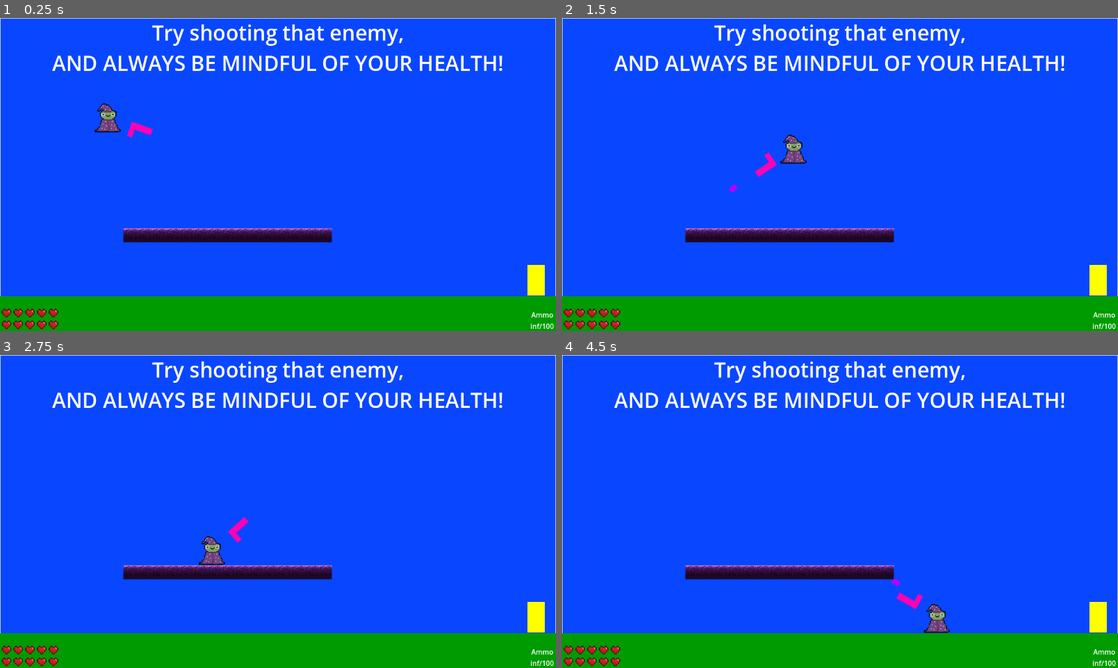
Above: before the commit, frames 1-4 (two rows, left to right).
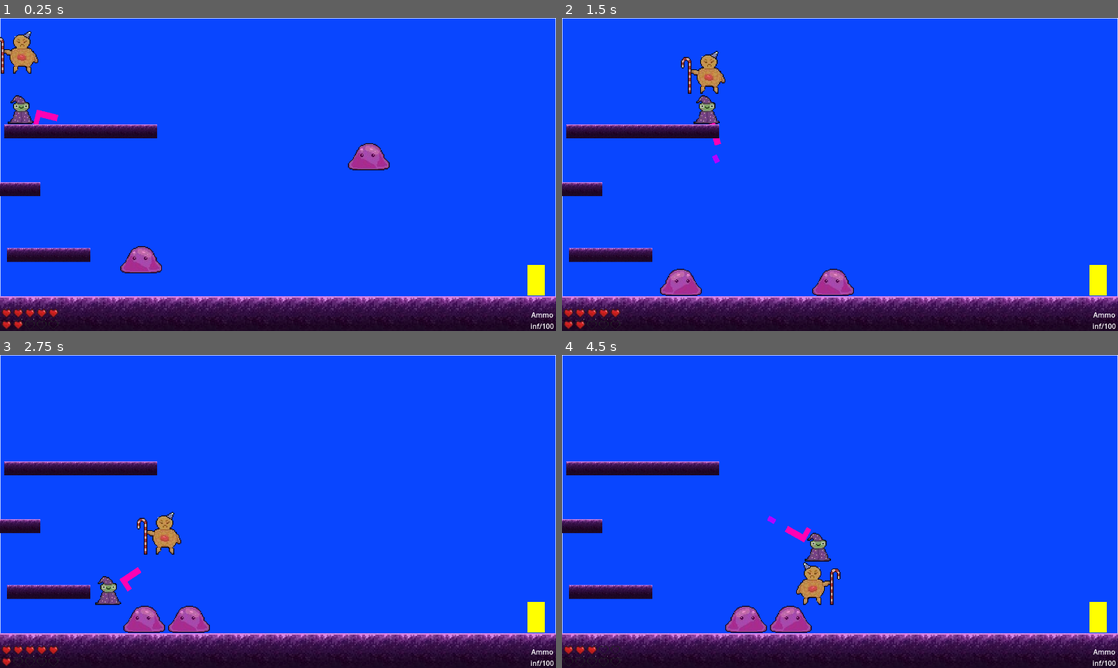
Above: after the commit, the same moments.

Repository: Razboinicul/BounceBack
Game: Godot game, scene res://gen_level.tscn
The game is run twice, just before and just after one commit, with the same random seed, the same clock (stepped at 60 frames per second) and the same inputs. This scene is started directly instead of the project's main scene.
Inputs (mouse positions are in pixels of both pictures, inside the frame that each line leads up to):
- Up to frame 1 (0.25 s): no input
- Up to frame 2 (1.5 s): tap Enter (ui_accept) at 0.5 s; move the mouse to (962, 158) at 0.52 s; hold Enter (ui_accept) 0.53-1.28 s; hold Right (right) from 0.53 s (still down); tap Space (jump) at 0.77 s; move the mouse to (728, 190) at 1.27 s; tap S (shoot) at 1.35 s
- Up to frame 3 (2.75 s): tap Space (jump) at 1.52 s; tap Enter (ui_accept) at 1.55, 2.3 s; move the mouse to (333, 442) at 2.02 s; release Right (right) at 2.03 s; hold A (left) from 2.03 s (still down); hold Q (stop) from 2.03 s (still down)
- Up to frame 4 (4.5 s): move the mouse to (812, 574) at 2.77 s; release A (left) at 2.78 s; release Q (stop) at 2.78 s; hold Right (right) 2.78-4.28 s; tap Enter (ui_accept) at 2.85 s; tap Space (jump) at 3.02, 3.77 s; move the mouse to (1006, 558) at 3.52 s; hold Enter (ui_accept) 3.53-4.28 s; move the mouse to (673, 464) at 4.27 s; hold A (left) from 4.28 s (still down); tap S (shoot) at 4.35 s

The runs differ from the first frame. In frame 1, 20% of the frame differs, in the area x 0-100%, y 2-100%; in frame 2, 20%; in frame 3, 20%; in frame 4, 20%.

Commit message:
Test

Diff:
--- /dev/null
+++ b/bounce-fight/ASSETS/healthrefill.gd
@@ -0,0 +1,10 @@
+extends Area2D
+
+var hup = 0
+var rng = RandomNumberGenerator.new()
+
+func _ready() -> void: hup = rng.randi_range(3, 30)
+
+func _on_body_entered(body: Node2D) -> void:
+	if body is CharacterBody2D and body.name.contains("Player"):
+		body.health += hup;self.queue_free()
--- /dev/null
+++ b/bounce-fight/ASSETS/healthrefill.tscn
@@ -0,0 +1,20 @@
+[gd_scene format=3 uid="uid://c47rlh2i710x6"]
+
+[ext_resource type="Script" uid="uid://tqvlu8qr3tbt" path="res://ASSETS/healthrefill.gd" id="1_nj21d"]
+[ext_resource type="Texture2D" uid="uid://c8f4mwxk6tnbw" path="res://ASSETS/boolet.png" id="2_mnkmu"]
+
+[sub_resource type="CircleShape2D" id="CircleShape2D_fh7p3"]
+radius = 14.0
+
+[node name="Healthrefill" type="Area2D" unique_id=1388549956]
+script = ExtResource("1_nj21d")
+
+[node name="Boolet" type="Sprite2D" parent="." unique_id=363932640]
+texture_filter = 1
+scale = Vector2(4, 4)
+texture = ExtResource("2_mnkmu")
+
+[node name="CollisionShape2D" type="CollisionShape2D" parent="." unique_id=214491280]
+shape = SubResource("CircleShape2D_fh7p3")
+
+[connection signal="body_entered" from="." to="." method="_on_body_entered"]
--- a/bounce-fight/Player.tscn
+++ b/bounce-fight/Player.tscn
@@ -37,7 +37,7 @@
 [node name="G" type="Node2D" parent="." unique_id=699683013]
 
 [node name="Gun" parent="G" unique_id=826423263 instance=ExtResource("2_kpjcp")]
-position = Vector2(100, 0)
+position = Vector2(80, 0)
 
 [node name="DamageTimer" type="Timer" parent="." unique_id=360982845]
 
--- a/bounce-fight/WALKER.gd
+++ b/bounce-fight/WALKER.gd
@@ -8,7 +8,7 @@
 	if not is_on_floor():
 		velocity += get_gravity() * delta
 	var dir = 1 if player.position.x > self.position.x else -1
-	$Lbol.flip_h = !(player.position.x > self.position.x)
+	$Gingermad.flip_h = !(player.position.x > self.position.x)
 	position.x += SPEED * dir * delta
 	if health <= 0: queue_free()
 	move_and_slide()
--- a/bounce-fight/gen_level.gd
+++ b/bounce-fight/gen_level.gd
@@ -1,6 +1,71 @@
 extends Node2D
 
+var premade_obj = preload("res://OBJ.tscn")
+var health_preload = preload("res://preamade/HREF.tscn")
+var m1_pre = preload("res://RunnerEN.tscn")
+var m2_pre = preload("res://WALKER.tscn")
+var s1_min = 550;var s1_max = 520
+var s1_gen = Vector2.ZERO
+var s2_gen = Vector2.ZERO
+var s3_gen = Vector2.ZERO
+var s4_gen = Vector2.ZERO
+var s4_len = 0
+var rng = RandomNumberGenerator.new()
+
+func gen_s1():
+	var s1 = premade_obj.instantiate()
+	s1.size = Vector2(rng.randi_range(64, 64*4), 0)
+	s1.pos = Vector2(rng.randi_range(0, 720-s1.size.x*1.1), rng.randi_range(s1_max, s1_min))
+	s1_gen = s1.pos
+	$OBJS.add_child(s1)
+
+func gen_s2():
+	var s2 = premade_obj.instantiate()
+	s2.size = Vector2(rng.randi_range(64*2, 64*6), 0)
+	var plus_minus = 1 if randi_range(0, 1)==1 else -1
+	s2.pos = s1_gen-Vector2(rng.randi_range(150, 220)*plus_minus, rng.randi_range(130, 200))
+	s2_gen = s2.pos
+	$OBJS.add_child(s2)
+
+func gen_s3():
+	var s3 = premade_obj.instantiate()
+	s3.size = Vector2(rng.randi_range(64*2, 64*6), 0)
+	var plus_minus = 1 if randi_range(0, 1)==1 else -1
+	s3.pos = s2_gen-Vector2(rng.randi_range(150, 220)*plus_minus, rng.randi_range(130, 200))
+	s3_gen = s3.pos
+	$OBJS.add_child(s3)
+
+func gen_s4():
+	var s4 = premade_obj.instantiate()
+	s4.size = Vector2(rng.randi_range(64*2, 64*6), 0)
+	s4_len = s4.size.x
+	var plus_minus = 1 if randi_range(0, 1)==1 else -1
+	s4.pos = s3_gen-Vector2(1280-s4_len, 0)#rng.randi_range(10, 10))
+	s4_gen = s4.pos
+	$OBJS.add_child(s4)
+
+func gen_monst():
+	var num = rng.randi_range(2,4)
+	for _i in range(num):
+		var mt = rng.rand_weighted(PackedFloat32Array([0.3, 1]))
+		var m = m1_pre.instantiate()
+		if mt == 0: m = m2_pre.instantiate()
+		else: m = m1_pre.instantiate()
+		m.position = Vector2(randi_range(0, 1250), randi_range(15, 610))
+		m.player = $Player
+		$Enemies.add_child(m)
+
+#func gen_door():
+	#var door = $OBJS/Exit
+	#door.global_position = Vector2(s4_gen.x+rng.randi_range(0,s4_len-15), s4_gen.y-75)
+
+func _ready() -> void:
+	#$Player.global_position = Vector2(randi_range(0, 1250), randi_range(15, 610))
+	$Player.global_position = s3_gen+Vector2(50, 50)
+	gen_s1();gen_s2();gen_s3();gen_monst()
+
 func _process(delta: float) -> void:
+	$OBJS/Exit.active = false #$Enemies.get_children()==[]
 	$Hud.update_ui($Player.health, $Player/G/Gun.total_bullets)
 
 func _on_exit_player_exit() -> void:
--- a/bounce-fight/gen_level.tscn
+++ b/bounce-fight/gen_level.tscn
@@ -1,8 +1,8 @@
 [gd_scene format=3 uid="uid://p188mbvtu8ni"]
 
-[ext_resource type="Script" uid="uid://4tdxyvs4j2iw" path="res://tutorials/t_2_main.gd" id="1_hnui2"]
+[ext_resource type="Script" uid="uid://u22oypf3r1fe" path="res://gen_level.gd" id="1_d2ftg"]
 [ext_resource type="PackedScene" uid="uid://cqfk3qsl4fw3x" path="res://Exit.tscn" id="2_qdc55"]
-[ext_resource type="PackedScene" uid="uid://dbf2wo0lld5k8" path="res://OBJ.tscn" id="3_664wm"]
+[ext_resource type="Texture2D" uid="uid://cxtcelfne7yyv" path="res://ASSETS/IMG-20261115-WA0010.jpg" id="4_d2ftg"]
 [ext_resource type="PackedScene" uid="uid://cl4iga21ujca5" path="res://Player.tscn" id="4_w8bkt"]
 [ext_resource type="PackedScene" uid="uid://bglebn2qx6300" path="res://HUD.tscn" id="6_dpwt2"]
 
@@ -12,14 +12,14 @@
 [sub_resource type="RectangleShape2D" id="RectangleShape2D_jx2qc"]
 size = Vector2(2, 1440)
 
-[sub_resource type="RectangleShape2D" id="RectangleShape2D_o5kpb"]
+[sub_resource type="RectangleShape2D" id="RectangleShape2D_55et2"]
 size = Vector2(2560, 160)
 
 [sub_resource type="LabelSettings" id="LabelSettings_hwiuk"]
 font_size = 48
 
-[node name="T2Main" type="Node2D" unique_id=92536933]
-script = ExtResource("1_hnui2")
+[node name="GENLVL" type="Node2D" unique_id=92536933]
+script = ExtResource("1_d2ftg")
 
 [node name="Borders" type="StaticBody2D" parent="." unique_id=1120255975]
 
@@ -89,13 +89,18 @@
 grow_horizontal = 2
 grow_vertical = 2
 
-[node name="GrounD" type="StaticBody2D" parent="." unique_id=1819139749]
+[node name="OBJS" type="Node" parent="." unique_id=1698215477]
+
+[node name="Exit" parent="OBJS" unique_id=484745194 instance=ExtResource("2_qdc55")]
+position = Vector2(1234, 603)
+
+[node name="GrounD" type="StaticBody2D" parent="." unique_id=909722914]
 position = Vector2(0, 720)
 
-[node name="CollisionShape2D" type="CollisionShape2D" parent="GrounD" unique_id=1501468801]
-shape = SubResource("RectangleShape2D_o5kpb")
-
-[node name="ColorRect" type="ColorRect" parent="GrounD" unique_id=226709562]
+[node name="CollisionShape2D" type="CollisionShape2D" parent="GrounD" unique_id=715082585]
+shape = SubResource("RectangleShape2D_55et2")
+
+[node name="ColorRect" type="ColorRect" parent="GrounD" unique_id=579384334]
 anchors_preset = 8
 anchor_left = 0.5
 anchor_top = 0.5
@@ -109,16 +114,106 @@
 grow_vertical = 2
 color = Color(0, 0.60784316, 0, 1)
 
-[node name="OBJS" type="Node" parent="." unique_id=1698215477]
-
-[node name="Exit" parent="OBJS" unique_id=484745194 instance=ExtResource("2_qdc55")]
-position = Vector2(1234, 603)
-
-[node name="Obj1" parent="OBJS" unique_id=2091264104 instance=ExtResource("3_664wm")]
-size = Vector2(500, 80)
-pos = Vector2(300, 500)
+[node name="Sprites" type="Node2D" parent="GrounD" unique_id=372560414]
+
+[node name="Img20261115Wa0011" type="Sprite2D" parent="GrounD/Sprites" unique_id=583135338]
+texture_filter = 1
+position = Vector2(114, -32)
+scale = Vector2(3, 3)
+texture = ExtResource("4_d2ftg")
+
+[node name="Img20261115Wa0010" type="Sprite2D" parent="GrounD/Sprites" unique_id=1940280615]
+texture_filter = 1
+position = Vector2(18, -32)
+scale = Vector2(3, 3)
+texture = ExtResource("4_d2ftg")
+
+[node name="Img20261115Wa0012" type="Sprite2D" parent="GrounD/Sprites" unique_id=1938181713]
+texture_filter = 1
+position = Vector2(306, -32)
+scale = Vector2(3, 3)
+texture = ExtResource("4_d2ftg")
+
+[node name="Img20261115Wa0013" type="Sprite2D" parent="GrounD/Sprites" unique_id=761707845]
+texture_filter = 1
+position = Vector2(210, -32)
+scale = Vector2(3, 3)
+texture = ExtResource("4_d2ftg")
+
+[node name="Img20261115Wa0014" type="Sprite2D" parent="GrounD/Sprites" unique_id=1334886741]
+texture_filter = 1
+position = Vector2(498, -32)
+scale = Vector2(3, 3)
+texture = ExtResource("4_d2ftg")
+
+[node name="Img20261115Wa0015" type="Sprite2D" parent="GrounD/Sprites" unique_id=1910443934]
+texture_filter = 1
+position = Vector2(402, -32)
+scale = Vector2(3, 3)
+texture = ExtResource("4_d2ftg")
+
+[node name="Img20261115Wa0016" type="Sprite2D" parent="GrounD/Sprites" unique_id=1331883946]
+texture_filter = 1
+position = Vector2(690, -32)
+scale = Vector2(3, 3)
+texture = ExtResource("4_d2ftg")
+
+[node name="Img20261115Wa0017" type="Sprite2D" parent="GrounD/Sprites" unique_id=2051636575]
+texture_filter = 1
+position = Vector2(594, -32)
+scale = Vector2(3, 3)
+texture = ExtResource("4_d2ftg")
+
+[node name="Img20261115Wa0018" type="Sprite2D" parent="GrounD/Sprites" unique_id=1238326236]
+texture_filter = 1
+position = Vector2(882, -32)
+scale = Vector2(3, 3)
+texture = ExtResource("4_d2ftg")
+
+[node name="Img20261115Wa0019" type="Sprite2D" parent="GrounD/Sprites" unique_id=1190556108]
+texture_filter = 1
+position = Vector2(786, -32)
+scale = Vector2(3, 3)
+texture = ExtResource("4_d2ftg")
+
+[node name="Img20261115Wa0020" type="Sprite2D" parent="GrounD/Sprites" unique_id=1053383986]
+texture_filter = 1
+position = Vector2(1074, -32)
+scale = Vector2(3, 3)
+texture = ExtResource("4_d2ftg")
+
+[node name="Img20261115Wa0021" type="Sprite2D" parent="GrounD/Sprites" unique_id=852102603]
+texture_filter = 1
+position = Vector2(978, -32)
+scale = Vector2(3, 3)
+texture = ExtResource("4_d2ftg")
+
+[node name="Img20261115Wa0022" type="Sprite2D" parent="GrounD/Sprites" unique_id=1791854083]
+texture_filter = 1
+position = Vector2(1266, -32)
+scale = Vector2(3, 3)
+texture = ExtResource("4_d2ftg")
+
+[node name="Img20261115Wa0023" type="Sprite2D" parent="GrounD/Sprites" unique_id=1888066796]
+texture_filter = 1
+position = Vector2(1170, -32)
+scale = Vector2(3, 3)
+texture = ExtResource("4_d2ftg")
+
+[node name="Img20261115Wa0024" type="Sprite2D" parent="GrounD/Sprites" unique_id=879270905]
+texture_filter = 1
+position = Vector2(1458, -32)
+scale = Vector2(3, 3)
+texture = ExtResource("4_d2ftg")
+
+[node name="Img20261115Wa0025" type="Sprite2D" parent="GrounD/Sprites" unique_id=1355218894]
+texture_filter = 1
+position = Vector2(1362, -32)
+scale = Vector2(3, 3)
+texture = ExtResource("4_d2ftg")
 
 [node name="HELP" type="Control" parent="." unique_id=568530569]
+visible = false
 layout_mode = 3
 anchors_preset = 8
 anchor_left = 0.5
--- /dev/null
+++ b/bounce-fight/preamade/HREF.tscn
@@ -0,0 +1,21 @@
+[gd_scene format=3 uid="uid://bty07wsgjrqh"]
+
+[ext_resource type="Texture2D" uid="uid://cxtcelfne7yyv" path="res://ASSETS/IMG-20261115-WA0010.jpg" id="1_my4gg"]
+[ext_resource type="PackedScene" uid="uid://c47rlh2i710x6" path="res://ASSETS/healthrefill.tscn" id="2_y0jky"]
+
+[sub_resource type="RectangleShape2D" id="RectangleShape2D_y0jky"]
+size = Vector2(32, 32)
+
+[node name="Href" type="Node2D" unique_id=2042051344]
+
+[node name="N1" type="StaticBody2D" parent="." unique_id=1875485077]
+position = Vector2(0, 36)
+
+[node name="Img20261115Wa0010" type="Sprite2D" parent="N1" unique_id=402116289]
+texture_filter = 1
+texture = ExtResource("1_my4gg")
+
+[node name="CollisionShape2D" type="CollisionShape2D" parent="N1" unique_id=814116989]
+shape = SubResource("RectangleShape2D_y0jky")
+
+[node name="Healthrefill" parent="." unique_id=1388549956 instance=ExtResource("2_y0jky")]
--- a/bounce-fight/tutorials/Tutorial1.tscn
+++ b/bounce-fight/tutorials/Tutorial1.tscn
@@ -4,6 +4,7 @@
 [ext_resource type="Script" uid="uid://c0dub1e3hlc8d" path="res://tutorial_1.gd" id="1_yblwg"]
 [ext_resource type="PackedScene" uid="uid://dbf2wo0lld5k8" path="res://OBJ.tscn" id="2_2e102"]
 [ext_resource type="PackedScene" uid="uid://cqfk3qsl4fw3x" path="res://Exit.tscn" id="3_cqnwh"]
+[ext_resource type="Texture2D" uid="uid://cxtcelfne7yyv" path="res://ASSETS/IMG-20261115-WA0010.jpg" id="3_exbuo"]
 
 [sub_resource type="RectangleShape2D" id="RectangleShape2D_fh7p3"]
 size = Vector2(2560, 2)
@@ -19,9 +20,6 @@
 
 [node name="Tutorial1" type="Node2D" unique_id=650005980]
 script = ExtResource("1_yblwg")
-
-[node name="Player" parent="." unique_id=705455276 instance=ExtResource("1_fftd3")]
-position = Vector2(400, 580)
 
 [node name="Borders" type="StaticBody2D" parent="." unique_id=1921964438]
 
@@ -91,13 +89,13 @@
 grow_horizontal = 2
 grow_vertical = 2
 
-[node name="GrounD" type="StaticBody2D" parent="." unique_id=1885335990]
+[node name="GrounD" type="StaticBody2D" parent="." unique_id=1094190902]
 position = Vector2(0, 720)
 
-[node name="CollisionShape2D" type="CollisionShape2D" parent="GrounD" unique_id=478268612]
-shape = SubResource("RectangleShape2D_loyi6")
-
-[node name="ColorRect" type="ColorRect" parent="GrounD" unique_id=1954086365]
+[node name="CollisionShape2D" type="CollisionShape2D" parent="GrounD" unique_id=130452331]
+shape = SubResource("RectangleShape2D_2fhdn")
+
+[node name="ColorRect" type="ColorRect" parent="GrounD" unique_id=1959246429]
 anchors_preset = 8
 anchor_left = 0.5
 anchor_top = 0.5
@@ -110,6 +108,107 @@
 grow_horizontal = 2
 grow_vertical = 2
 color = Color(0, 0.60784316, 0, 1)
+
+[node name="Sprites" type="Node2D" parent="GrounD" unique_id=1919703936]
+
+[node name="Img20261115Wa0011" type="Sprite2D" parent="GrounD/Sprites" unique_id=865317482]
+texture_filter = 1
+position = Vector2(114, -32)
+scale = Vector2(3, 3)
+texture = ExtResource("3_exbuo")
+
+[node name="Img20261115Wa0010" type="Sprite2D" parent="GrounD/Sprites" unique_id=1237839240]
+texture_filter = 1
+position = Vector2(18, -32)
+scale = Vector2(3, 3)
+texture = ExtResource("3_exbuo")
+
+[node name="Img20261115Wa0012" type="Sprite2D" parent="GrounD/Sprites" unique_id=1678424730]
+texture_filter = 1
+position = Vector2(306, -32)
+scale = Vector2(3, 3)
+texture = ExtResource("3_exbuo")
+
+[node name="Img20261115Wa0013" type="Sprite2D" parent="GrounD/Sprites" unique_id=477073323]
+texture_filter = 1
+position = Vector2(210, -32)
+scale = Vector2(3, 3)
+texture = ExtResource("3_exbuo")
+
+[node name="Img20261115Wa0014" type="Sprite2D" parent="GrounD/Sprites" unique_id=227132369]
+texture_filter = 1
+position = Vector2(498, -32)
+scale = Vector2(3, 3)
+texture = ExtResource("3_exbuo")
+
+[node name="Img20261115Wa0015" type="Sprite2D" parent="GrounD/Sprites" unique_id=967618045]
+texture_filter = 1
+position = Vector2(402, -32)
+scale = Vector2(3, 3)
+texture = ExtResource("3_exbuo")
+
+[node name="Img20261115Wa0016" type="Sprite2D" parent="GrounD/Sprites" unique_id=1643051601]
+texture_filter = 1
+position = Vector2(690, -32)
+scale = Vector2(3, 3)
+texture = ExtResource("3_exbuo")
+
+[node name="Img20261115Wa0017" type="Sprite2D" parent="GrounD/Sprites" unique_id=763946192]
+texture_filter = 1
+position = Vector2(594, -32)
+scale = Vector2(3, 3)
+texture = ExtResource("3_exbuo")
+
+[node name="Img20261115Wa0018" type="Sprite2D" parent="GrounD/Sprites" unique_id=1000267799]
+texture_filter = 1
+position = Vector2(882, -32)
+scale = Vector2(3, 3)
+texture = ExtResource("3_exbuo")
+
+[node name="Img20261115Wa0019" type="Sprite2D" parent="GrounD/Sprites" unique_id=519317932]
+texture_filter = 1
+position = Vector2(786, -32)
+scale = Vector2(3, 3)
+texture = ExtResource("3_exbuo")
+
+[node name="Img20261115Wa0020" type="Sprite2D" parent="GrounD/Sprites" unique_id=500361348]
+texture_filter = 1
+position = Vector2(1074, -32)
+scale = Vector2(3, 3)
+texture = ExtResource("3_exbuo")
+
+[node name="Img20261115Wa0021" type="Sprite2D" parent="GrounD/Sprites" unique_id=110051333]
+texture_filter = 1
+position = Vector2(978, -32)
+scale = Vector2(3, 3)
+texture = ExtResource("3_exbuo")
+
+[node name="Img20261115Wa0022" type="Sprite2D" parent="GrounD/Sprites" unique_id=575383281]
+texture_filter = 1
+position = Vector2(1266, -32)
+scale = Vector2(3, 3)
+texture = ExtResource("3_exbuo")
+
+[node name="Img20261115Wa0023" type="Sprite2D" parent="GrounD/Sprites" unique_id=930051691]
+texture_filter = 1
+position = Vector2(1170, -32)
+scale = Vector2(3, 3)
+texture = ExtResource("3_exbuo")
+
+[node name="Img20261115Wa0024" type="Sprite2D" parent="GrounD/Sprites" unique_id=1534603335]
+texture_filter = 1
+position = Vector2(1458, -32)
+scale = Vector2(3, 3)
+texture = ExtResource("3_exbuo")
+
+[node name="Img20261115Wa0025" type="Sprite2D" parent="GrounD/Sprites" unique_id=1246695323]
+texture_filter = 1
+position = Vector2(1362, -32)
+scale = Vector2(3, 3)
+texture = ExtResource("3_exbuo")
+
+[node name="Player" parent="." unique_id=705455276 instance=ExtResource("1_fftd3")]
+position = Vector2(400, 580)
 
 [node name="OBJS" type="Node" parent="." unique_id=444137378]
 
--- a/bounce-fight/tutorials/t2main.tscn
+++ b/bounce-fight/tutorials/t2main.tscn
@@ -5,6 +5,7 @@
 [ext_resource type="PackedScene" uid="uid://cl4iga21ujca5" path="res://Player.tscn" id="1_bnydq"]
 [ext_resource type="PackedScene" uid="uid://cqfk3qsl4fw3x" path="res://Exit.tscn" id="2_52pfy"]
 [ext_resource type="PackedScene" uid="uid://dbf2wo0lld5k8" path="res://OBJ.tscn" id="3_5xhep"]
+[ext_resource type="Texture2D" uid="uid://cxtcelfne7yyv" path="res://ASSETS/IMG-20261115-WA0010.jpg" id="4_jx2qc"]
 [ext_resource type="PackedScene" uid="uid://ckb8xf3e0wu1n" path="res://RunnerEN.tscn" id="6_jrvqe"]
 
 [sub_resource type="RectangleShape2D" id="RectangleShape2D_jrvqe"]
@@ -90,26 +91,6 @@
 grow_horizontal = 2
 grow_vertical = 2
 
-[node name="GrounD" type="StaticBody2D" parent="." unique_id=1819139749]
-position = Vector2(0, 720)
-
-[node name="CollisionShape2D" type="CollisionShape2D" parent="GrounD" unique_id=1501468801]
-shape = SubResource("RectangleShape2D_o5kpb")
-
-[node name="ColorRect" type="ColorRect" parent="GrounD" unique_id=226709562]
-anchors_preset = 8
-anchor_left = 0.5
-anchor_top = 0.5
-anchor_right = 0.5
-anchor_bottom = 0.5
-offset_left = -1280.0
-offset_top = -80.0
-offset_right = 1280.0
-offset_bottom = 80.0
-grow_horizontal = 2
-grow_vertical = 2
-color = Color(0, 0.60784316, 0, 1)
-
 [node name="OBJS" type="Node" parent="." unique_id=1698215477]
 
 [node name="Exit" parent="OBJS" unique_id=484745194 instance=ExtResource("2_52pfy")]
@@ -118,6 +99,124 @@
 [node name="Obj1" parent="OBJS" unique_id=2091264104 instance=ExtResource("3_5xhep")]
 size = Vector2(500, 80)
 pos = Vector2(300, 500)
+
+[node name="GrounD" type="StaticBody2D" parent="." unique_id=78794180]
+position = Vector2(0, 720)
+
+[node name="CollisionShape2D" type="CollisionShape2D" parent="GrounD" unique_id=651405642]
+shape = SubResource("RectangleShape2D_o5kpb")
+
+[node name="ColorRect" type="ColorRect" parent="GrounD" unique_id=318079789]
+anchors_preset = 8
+anchor_left = 0.5
+anchor_top = 0.5
+anchor_right = 0.5
+anchor_bottom = 0.5
+offset_left = -1280.0
+offset_top = -80.0
+offset_right = 1280.0
+offset_bottom = 80.0
+grow_horizontal = 2
+grow_vertical = 2
+color = Color(0, 0.60784316, 0, 1)
+
+[node name="Sprites" type="Node2D" parent="GrounD" unique_id=2024168225]
+
+[node name="Img20261115Wa0011" type="Sprite2D" parent="GrounD/Sprites" unique_id=872773531]
+texture_filter = 1
+position = Vector2(114, -32)
+scale = Vector2(3, 3)
+texture = ExtResource("4_jx2qc")
+
+[node name="Img20261115Wa0010" type="Sprite2D" parent="GrounD/Sprites" unique_id=399205111]
+texture_filter = 1
+position = Vector2(18, -32)
+scale = Vector2(3, 3)
+texture = ExtResource("4_jx2qc")
+
+[node name="Img20261115Wa0012" type="Sprite2D" parent="GrounD/Sprites" unique_id=1462393541]
+texture_filter = 1
+position = Vector2(306, -32)
+scale = Vector2(3, 3)
+texture = ExtResource("4_jx2qc")
+
+[node name="Img20261115Wa0013" type="Sprite2D" parent="GrounD/Sprites" unique_id=1775420417]
+texture_filter = 1
+position = Vector2(210, -32)
+scale = Vector2(3, 3)
+texture = ExtResource("4_jx2qc")
+
+[node name="Img20261115Wa0014" type="Sprite2D" parent="GrounD/Sprites" unique_id=1438262081]
+texture_filter = 1
+position = Vector2(498, -32)
+scale = Vector2(3, 3)
+texture = ExtResource("4_jx2qc")
+
+[node name="Img20261115Wa0015" type="Sprite2D" parent="GrounD/Sprites" unique_id=1248966847]
+texture_filter = 1
+position = Vector2(402, -32)
+scale = Vector2(3, 3)
+texture = ExtResource("4_jx2qc")
+
+[node name="Img20261115Wa0016" type="Sprite2D" parent="GrounD/Sprites" unique_id=1824918153]
+texture_filter = 1
+position = Vector2(690, -32)
+scale = Vector2(3, 3)
+texture = ExtResource("4_jx2qc")
+
+[node name="Img20261115Wa0017" type="Sprite2D" parent="GrounD/Sprites" unique_id=2049966467]
+texture_filter = 1
+position = Vector2(594, -32)
+scale = Vector2(3, 3)
+texture = ExtResource("4_jx2qc")
+
+[node name="Img20261115Wa0018" type="Sprite2D" parent="GrounD/Sprites" unique_id=1802957195]
+texture_filter = 1
+position = Vector2(882, -32)
+scale = Vector2(3, 3)
+texture = ExtResource("4_jx2qc")
+
+[node name="Img20261115Wa0019" type="Sprite2D" parent="GrounD/Sprites" unique_id=2016265077]
+texture_filter = 1
+position = Vector2(786, -32)
+scale = Vector2(3, 3)
+texture = ExtResource("4_jx2qc")
+
+[node name="Img20261115Wa0020" type="Sprite2D" parent="GrounD/Sprites" unique_id=1480315950]
+texture_filter = 1
+position = Vector2(1074, -32)
+scale = Vector2(3, 3)
+texture = ExtResource("4_jx2qc")
+
+[node name="Img20261115Wa0021" type="Sprite2D" parent="GrounD/Sprites" unique_id=1494211016]
+texture_filter = 1
+position = Vector2(978, -32)
+scale = Vector2(3, 3)
+texture = ExtResource("4_jx2qc")
+
+[node name="Img20261115Wa0022" type="Sprite2D" parent="GrounD/Sprites" unique_id=809118290]
+texture_filter = 1
+position = Vector2(1266, -32)
+scale = Vector2(3, 3)
+texture = ExtResource("4_jx2qc")
+
+[node name="Img20261115Wa0023" type="Sprite2D" parent="GrounD/Sprites" unique_id=1935976221]
+texture_filter = 1
+position = Vector2(1170, -32)
+scale = Vector2(3, 3)
+texture = ExtResource("4_jx2qc")
+
+[node name="Img20261115Wa0024" type="Sprite2D" parent="GrounD/Sprites" unique_id=229276437]
+texture_filter = 1
+position = Vector2(1458, -32)
+scale = Vector2(3, 3)
+texture = ExtResource("4_jx2qc")
+
+[node name="Img20261115Wa0025" type="Sprite2D" parent="GrounD/Sprites" unique_id=1582293096]
+texture_filter = 1
+position = Vector2(1362, -32)
+scale = Vector2(3, 3)
+texture = ExtResource("4_jx2qc")
 
 [node name="HELP" type="Control" parent="." unique_id=568530569]
 layout_mode = 3
@@ -156,4 +255,7 @@
 
 [node name="Hud" parent="." unique_id=870540341 instance=ExtResource("1_52pfy")]
 
+[node name="Node" type="Node2D" parent="." unique_id=1298464631]
+position = Vector2(0, 576)
+
 [connection signal="player_exit" from="OBJS/Exit" to="." method="_on_exit_player_exit"]
Not shown, added: bounce-fight/ASSETS/healthrefill.gd.uid
Not shown: 1 places in bounce-fight/tutorials/Tutorial1.tscn that only renumber resources
